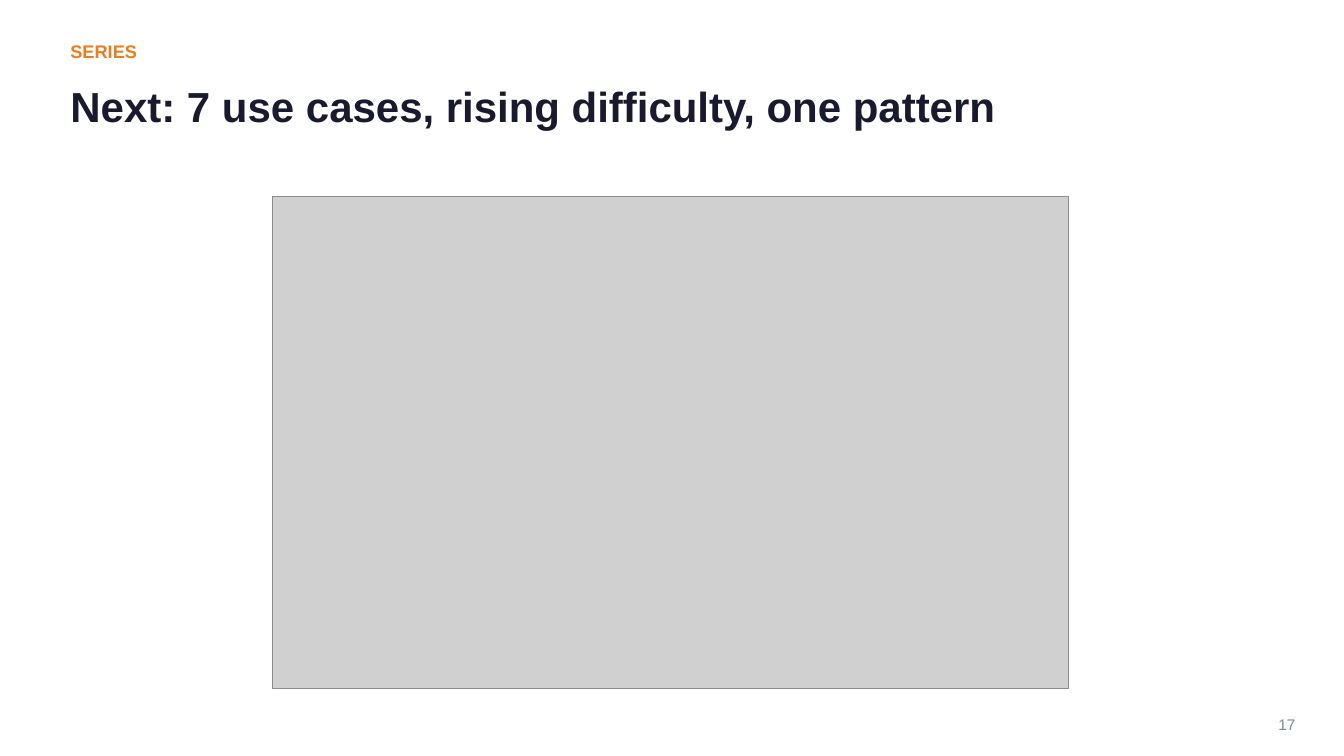
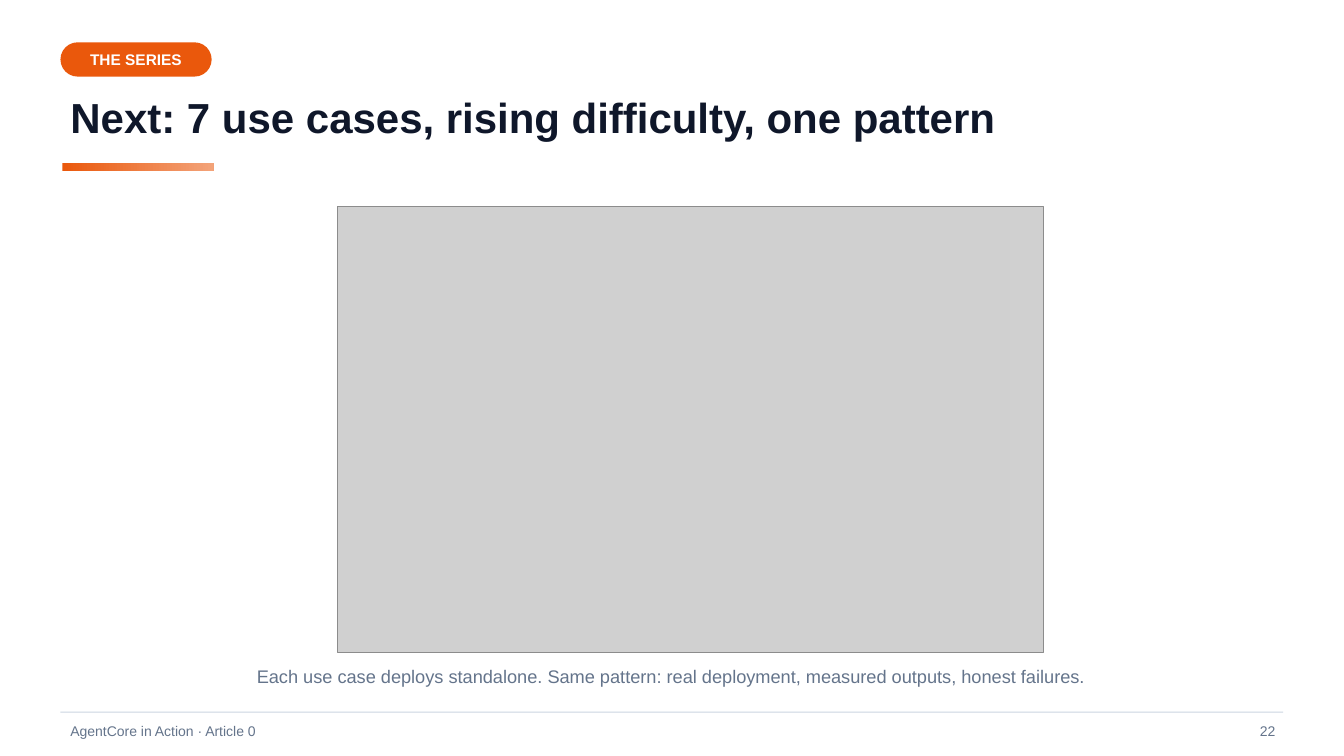
Before and after one commit to pinxiong/bedrock-agentcore-in-action, a slide deck: slide 22 of articles/decks/aws-agentcore-under-the-hood.pptx (slide 17 before the commit). Drawn at 1344x756 pixels with LibreOffice and Linux fonts; fonts in the diff are those of the drawing; grey boxes stand for pictures. Boxes give left, top, right and bottom in pixels: in the first picture for what was removed or moved away, otherwise in the second. Text is boxed around its words. In the diff, an @@ line names an element or a change of style, - is before the commit and + after.

Commit message:
a0 revision v2: vivid design system, env-first step-by-step structure, screenshot spots
- figures: 8 figures (new F0 command map), vivid palette, shadows, gradients,
  8 distinct layouts; reused across en/zh articles and deck
- en article: env checklist up front, steps 1-5 with real commands+outputs,
  6 screenshot spots, sanitized account id
- zh article: same structure, same figures, screenshot spots
- deck: 23 slides, dark gradient title/divider/closing slides, kicker chips,
  accent underlines, dark code panels, LIVE DEMO chips, number badges
- PLAN.md: v2 figure/ppt specs + screenshot-spot convention

```diff
--- a/articles/decks/aws-agentcore-under-the-hood.pptx
+++ b/articles/decks/aws-agentcore-under-the-hood.pptx
@@ rounded rectangle added at (x1=60, y1=42, x2=212, y2=77), fill #EA580C, 11 pt, text #FFFFFF, bold @@
+THE SERIES
@@ text removed at (x1=70, y1=45, x2=137, y2=58) @@
-SERIES
@@ text "Next: 7 use cases, rising ..." moved from (x1=70, y1=91, x2=995, y2=131) to (x1=70, y1=102, x2=995, y2=142) @@
@@ text "Next: 7 use cases, rising ..." at (x1=70, y1=102, x2=995, y2=142): text colour #1A1A2E to #0F172A @@
@@ rectangle added at (x1=63, y1=163, x2=214, y2=170), fill gradient #EA580C to #F3A379 @@
@@ picture resized from (x1=272, y1=197, x2=1069, y2=689) to (x1=338, y1=207, x2=1044, y2=653) @@
@@ text added at (x1=257, y1=670, x2=1085, y2=687), 13 pt, text #64748B @@
+Each use case deploys standalone. Same pattern: real deployment, measured outputs, honest failures.
@@ rectangle added at (x1=60, y1=712, x2=1284, y2=713), fill #CBD5E1 @@
@@ text removed at (x1=1278, y1=719, x2=1295, y2=730) @@
-17
@@ text added at (x1=70, y1=726, x2=256, y2=739), 10 pt, text #64748B @@
+AgentCore in Action · Article 0
@@ text added at (x1=1260, y1=726, x2=1276, y2=736), 10 pt, text #64748B @@
+22
```
Also in this commit, not shown: 10 other slides changed, 12 slides added, 6 slides removed, 21 other files.
